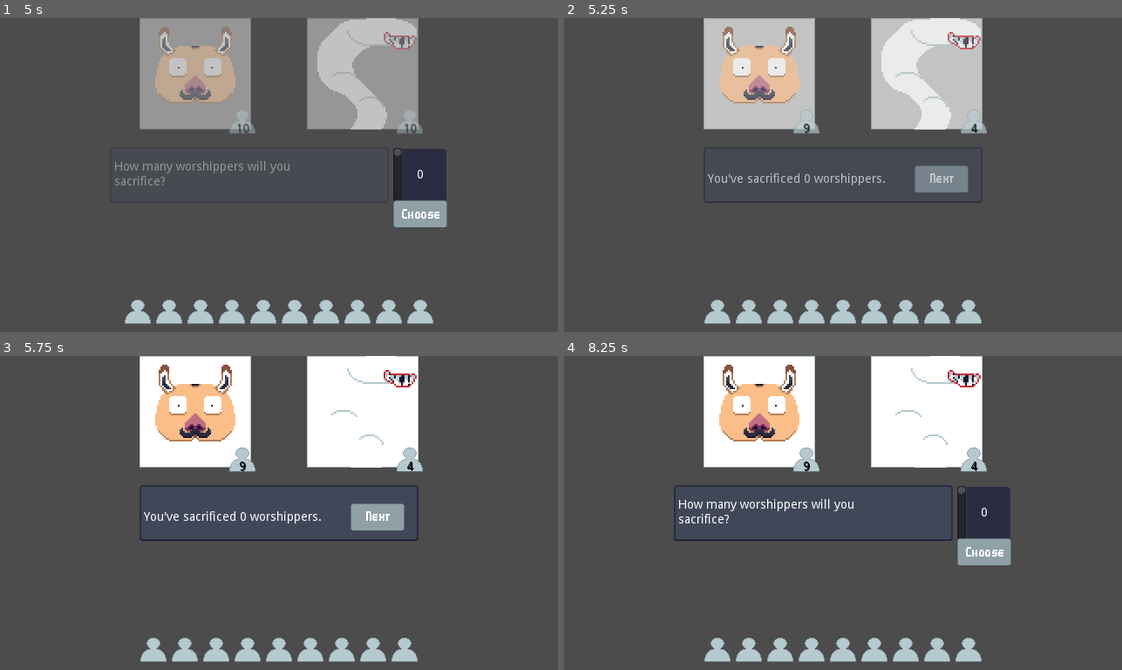
Above: before the commit, frames 1-4 (two rows, left to right).
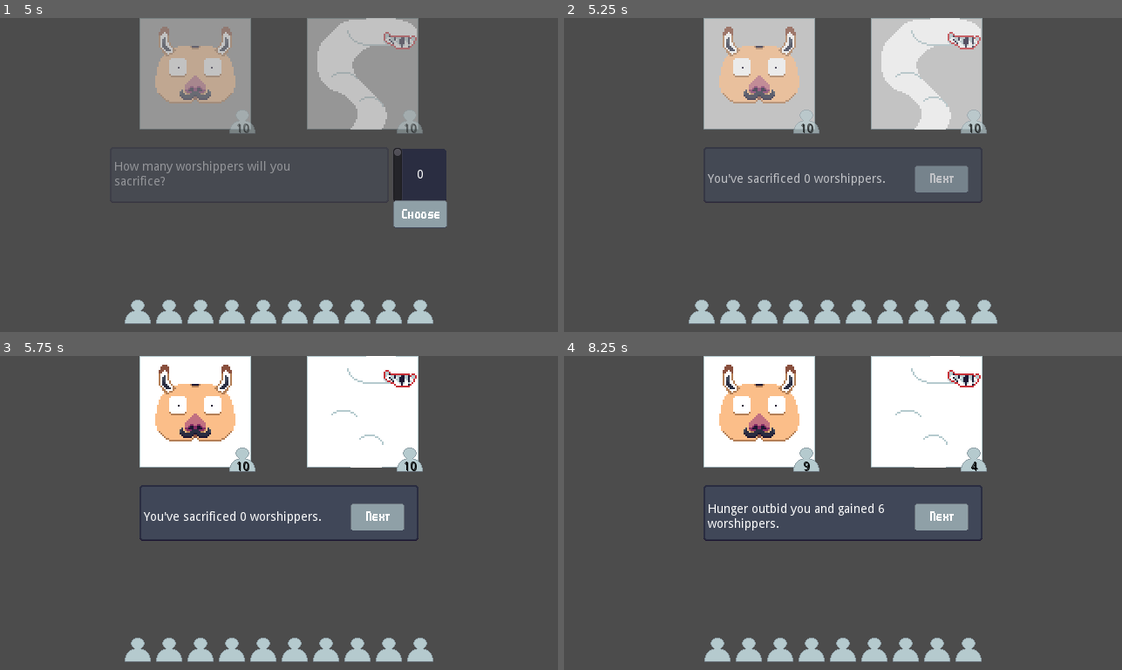
Above: after the commit, the same moments.

Repository: RustyMonky/LudumDare43
Game: Godot game, scene res://scenes/title/title.tscn
The game is run twice, just before and just after one commit, with the same random seed, the same clock (stepped at 60 frames per second) and the same inputs.
Inputs (mouse positions are in pixels of both pictures, inside the frame that each line leads up to):
- Up to frame 1 (5 s): click (279, 218) at 0.5 s; click (156, 175) at 2 s; click (267, 175) at 2.75 s; click (329, 175) at 3.5 s; click (156, 175) at 4.25 s
- Up to frame 2 (5.25 s): click (982, 212) at 5 s
- Up to frame 3 (5.75 s): no input
- Up to frame 4 (8.25 s): click (943, 516) at 5.75 s; click (943, 516) at 6.5 s; click (943, 516) at 7.25 s; click (843, 541) at 8.02 s

Frame 1 is identical in both runs. In frame 2, 2.9% of the frame differs, in the area x 22-78%, y 33-98%; in frame 3, 2.9%; in frame 4, 4.1%, in the area x 19-81%, y 41-67%.

Commit message:
Refactors text display and event triggering implementation

Diff:
--- a/scenes/game/game.gd
+++ b/scenes/game/game.gd
@@ -10,6 +10,7 @@
 onready var tween = $tween
 onready var uiContainer = $ui/uiContainer
 
+var computerBid = 0
 var followerIcon = load("res://assets/sprites/ui/icons/follower.png")
 
 func _ready():
@@ -17,6 +18,7 @@
 	carousel.setOptions(gameData.deityOptions)
 
 	textInterface.confirmButton.connect("pressed", self, "_on_confirmButton_pressed")
+	textInterface.nextButton.connect("pressed", self, "_on_nextButton_pressed")
 
 # addFollowers
 # Adds followers to the appropriate container
@@ -30,21 +32,69 @@
 		followerHbox.add_child(follower)
 	playerDeityPanel.setCount(gameData.playerFollowerCount)
 
+# promptSacrifices
+# Resets sacrifice count and adds the vertical scroll interface
+func promptSacrifices():
+	gameData.computerSacrificeCount = 0
+	gameData.playerSacrificeCount = 0
+
+	textInterface.confirmButton.hide()
+
+	var vertScroll = load("res://ui/vertScroll/vertScroll.tscn").instance()
+	vertScroll.connect("tree_exited", self, "_on_vertScroll_tree_exited")
+	textHbox.add_child(vertScroll)
+
 # resetSacrificePrompt
 # Resets sacrifice data and updates text interface for next bidding
 func resetSacrificePrompt():
+	var textArrayToUse = []
+
+	if gameData.playerFollowerCount == 0:
+		fader.fade("res://scenes/result/result.tscn")
+		return
+
+	if gameData.computerFollowerCount == 0:
+		textArrayToUse.append({
+			"event": "computerLose",
+			"text": gameData.computerDeity + " is out of worshippers!"
+		})
+		victory(textArrayToUse)
+
 	if gameData.playerFollowerCount > 0:
-		gameData.computerSacrificeCount = 0
-		gameData.playerSacrificeCount = 0
-		textInterface.setText(["How many worshippers will you sacrifice?"])
-		textInterface.confirmButton.hide()
-
-		var vertScroll = load("res://ui/vertScroll/vertScroll.tscn").instance()
-		vertScroll.connect("tree_exited", self, "_on_vertScroll_tree_exited")
-		textHbox.add_child(vertScroll)
-
-	else:
+		textArrayToUse.append({
+			"event": "sacrificePrompt",
+			"text": "How many worshippers will you sacrifice?"
+		})
+
+		if textArrayToUse.size() == 1:
+			promptSacrifices()
+
+	textInterface.setText(textArrayToUse)
+
+# victory
+# param [Array] textArray
+# Determines victory results
+func victory(textArray):
+	gameData.deityOptions.remove(gameData.computerDeity)
+	gameData.deitiesDefeated += 1
+	randomize()
+
+	if gameData.deityOptions.empty():
 		fader.fade("res://scenes/result/result.tscn")
+
+	elif gameData.playerFollowerCount > 0:
+		var randIndex = randi() % gameData.deityOptions.size() - 1
+		gameData.computerDeity = gameData.deityOptions[randIndex]
+
+		textArray.append({
+			"event": "victory",
+			"text": "Your victory has attracted 5 more worshippers!"
+		})
+
+		textArray.append({
+			"event": "nextDeity",
+			"text": gameData.computerDeity + " is the next deity to defeat."
+		})
 
 # Signals
 
@@ -65,9 +115,50 @@
 func _on_confirmButton_pressed():
 	resetSacrificePrompt()
 
+# Called when cycling through the text array
+func _on_nextButton_pressed():
+	match(textInterface.textArray[textInterface.currentTextIndex].event):
+		"computerSacrifice":
+			gameData.computerFollowerCount -= computerBid
+			computerDeityPanel.setCount(gameData.computerFollowerCount)
+
+		"winBid":
+			gameData.playerFollowerCount += (gameData.playerSacrificeCount - computerBid)
+			playerDeityPanel.setCount(gameData.playerFollowerCount)
+			addFollowers()
+
+		"computerLoseBid":
+			gameData.computerFollowerCount -= 1
+			computerDeityPanel.setCount(gameData.computerFollowerCount)
+
+		"computerWinBid":
+			gameData.computerFollowerCount += (computerBid - gameData.playerSacrificeCount)
+			computerDeityPanel.setCount(gameData.computerFollowerCount)
+
+		"loseBid":
+			gameData.playerFollowerCount -= 1
+			playerDeityPanel.setCount(gameData.playerFollowerCount)
+			addFollowers()
+
+		"victory":
+			gameData.playerFollowerCount += 5
+			playerDeityPanel.setCount(gameData.playerFollowerCount)
+			addFollowers()
+
+		"nextDeity":
+			gameData.computerFollowerCount = 10
+			computerDeityPanel.setCount(gameData.computerFollowerCount)
+			computerDeityPanel.setDeityTexture(gameData.computerDeity)
+
+		"sacrificePrompt":
+			resetSacrificePrompt()
+
 # Called when a sacrifice count is selected and the vertical scroll has exited the tree
 func _on_vertScroll_tree_exited():
-	var textArrayToUse = ["You've sacrificed " + String(gameData.playerSacrificeCount) + " worshippers."]
+	var textArrayToUse = [{
+		"event": "playerSacrifice",
+		"text": "You've sacrificed " + String(gameData.playerSacrificeCount) + " worshippers."
+	}]
 	# Reset the vertical scroll value
 	gameData.playerFollowerCount -= gameData.playerSacrificeCount
 
@@ -76,52 +167,61 @@
 
 	# Randomly choose computer bid count
 	randomize()
-	var computerBid = randi() % (gameData.computerFollowerCount + 1)
+	computerBid = randi() % int(gameData.computerFollowerCount + 1)
 	gameData.computerSacrificeCount = computerBid
 
-	textArrayToUse.append(gameData.computerDeity + " sacrificed " + String(gameData.computerSacrificeCount) + " worshippers.")
-
-	# Subtract computer bid
-	gameData.computerFollowerCount -= computerBid
+	textArrayToUse.append({
+		"event": "computerSacrifice",
+		"text": gameData.computerDeity + " sacrificed " + String(gameData.computerSacrificeCount) + " worshippers."
+	})
 
 	# Compare results
 	if gameData.playerSacrificeCount > computerBid:
 		var difference = gameData.playerSacrificeCount - computerBid
-		textArrayToUse.append("You outbid " + gameData.computerDeity + " and gained " + String(difference) + " worshippers!")
-		gameData.playerFollowerCount += difference
+		textArrayToUse.append({
+			"event": "winBid",
+			"text": "You outbid " + gameData.computerDeity + " and gained " + String(difference) + " worshippers!"
+		})
 
 		if gameData.computerFollowerCount > 0:
-			gameData.computerFollowerCount -= 1
-			textArrayToUse.append("They lost an extra worshipper, too!")
+			textArrayToUse.append({
+				"event": "computerLoseBid",
+				"text": "They lost an extra worshipper in their defeat."
+			})
 
 	elif gameData.playerSacrificeCount == computerBid:
-		textArrayToUse.append("You and " + gameData.computerDeity + " sacrificed the same! Neither wins...")
+		textArrayToUse.append({
+			"event": "tieBid",
+			"text": "You and " + gameData.computerDeity + " sacrificed the same! Neither wins..."
+		})
+
 		if gameData.computerFollowerCount == 0:
-			textArrayToUse.append("But they are out of worshippers!")
+			textArrayToUse.append({
+				"event": "computerLose",
+				"text": "But they are out of worshippers!"
+			})
 	# If you lose, lose 1 worshipper
 	else:
-		textArrayToUse.append("You lost the bid and an extra worshipper.")
-		gameData.playerFollowerCount -= 1
+		textArrayToUse.append({
+			"event": "loseBid",
+			"text": "You lost the bid and an extra worshipper."
+		})
+
+		var difference = gameData.computerSacrificeCount - gameData.playerSacrificeCount
+
+		textArrayToUse.append({
+			"event": "computerWinBid",
+			"text": gameData.computerDeity + " outbid you and gained " + String(difference) + " worshippers."
+		})
 
 	# Then, if computer lost, remove god from game
 	if gameData.computerFollowerCount == 0:
-		gameData.deityOptions.remove(gameData.computerDeity)
-		gameData.deitiesDefeated += 1
-		randomize()
-
-		if gameData.deityOptions.empty():
-			fader.fade("res://scenes/result/result.tscn")
-		elif gameData.playerFollowerCount > 0:
-			var randIndex = randi() % gameData.deityOptions.size() - 1
-			gameData.computerDeity = gameData.deityOptions[randIndex]
-			gameData.computerFollowerCount = 10
-			gameData.playerFollowerCount += 5
-			playerDeityPanel.setCount(gameData.playerFollowerCount)
-			textArrayToUse.append("Your victory has attracted 5 more worshippers!")
-			textArrayToUse.append(gameData.computerDeity + " is the next deity to defeat.")
-			computerDeityPanel.setDeityTexture(gameData.computerDeity)
+		victory(textArrayToUse)
 	else:
-		textArrayToUse.append(gameData.computerDeity + " still has " + String(gameData.computerFollowerCount) + " worshippers left.")
+		textArrayToUse.append({
+			"event": "biddingDone",
+			"text": "That concludes this round of bidding!"
+		})
 
 	# Update text
 	textInterface.setText(textArrayToUse)
--- a/scenes/game/game.tscn
+++ b/scenes/game/game.tscn
@@ -6,7 +6,7 @@
 [ext_resource path="res://ui/textInterface/textInterface.tscn" type="PackedScene" id=4]
 [ext_resource path="res://ui/carousel/carousel.tscn" type="PackedScene" id=5]
 
-[node name="game" type="Node2D"]
+[node name="game" type="Node2D" index="0"]
 
 script = ExtResource( 1 )
 
--- a/scenes/result/result.tscn
+++ b/scenes/result/result.tscn
@@ -3,7 +3,7 @@
 [ext_resource path="res://scenes/result/result.gd" type="Script" id=1]
 [ext_resource path="res://assets/sprites/ui/panels/diety-panel.png" type="Texture" id=2]
 
-[node name="result" type="Container" index="0"]
+[node name="result" type="Container"]
 
 anchor_left = 0.0
 anchor_top = 0.0
--- a/ui/textInterface/textInterface.gd
+++ b/ui/textInterface/textInterface.gd
@@ -16,7 +16,7 @@
 func setText(labelText):
 	textArray = labelText
 	currentTextIndex = 0
-	label.text = String(textArray[currentTextIndex])
+	label.text = String(textArray[currentTextIndex].text)
 
 	if textArray.size() > 1:
 		nextButton.show()
@@ -26,7 +26,7 @@
 
 func _on_nextButton_pressed():
 	currentTextIndex += 1
-	label.text = String(textArray[currentTextIndex])
+	label.text = String(textArray[currentTextIndex].text)
 
 	if currentTextIndex + 1 > textArray.size() - 1:
 		nextButton.hide()
--- a/ui/textInterface/textInterface.tscn
+++ b/ui/textInterface/textInterface.tscn
@@ -49,7 +49,6 @@
 
 [node name="patchMargins" type="MarginContainer" parent="patch" index="0"]
 
-editor/display_folded = true
 anchor_left = 0.0
 anchor_top = 0.0
 anchor_right = 1.0
